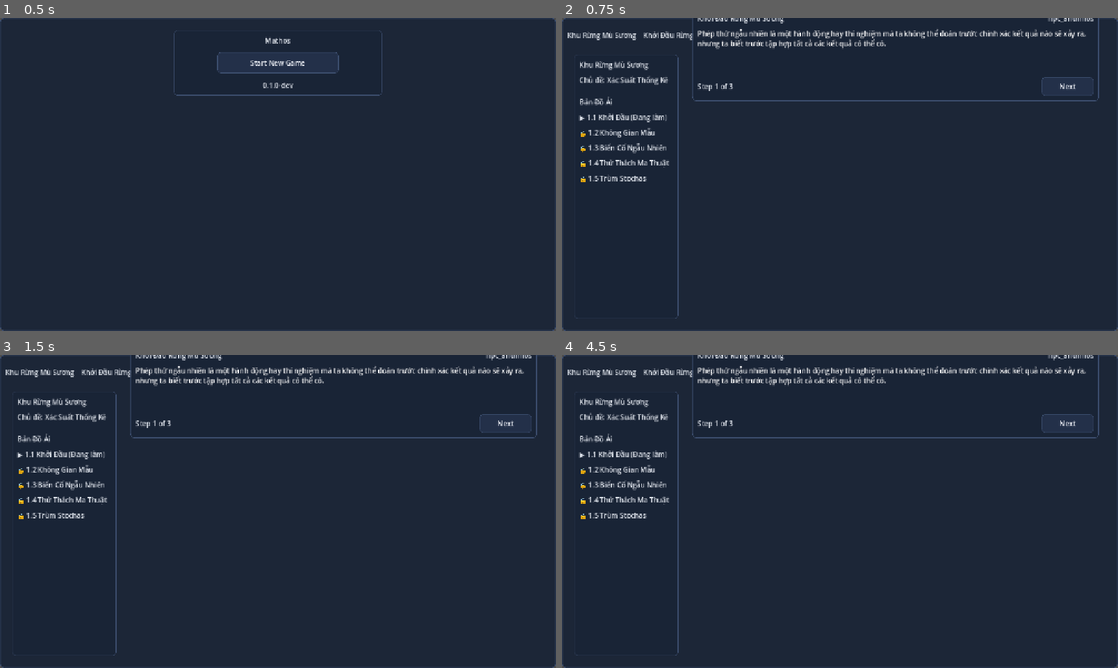
Above: before the commit, frames 1-4 (two rows, left to right).
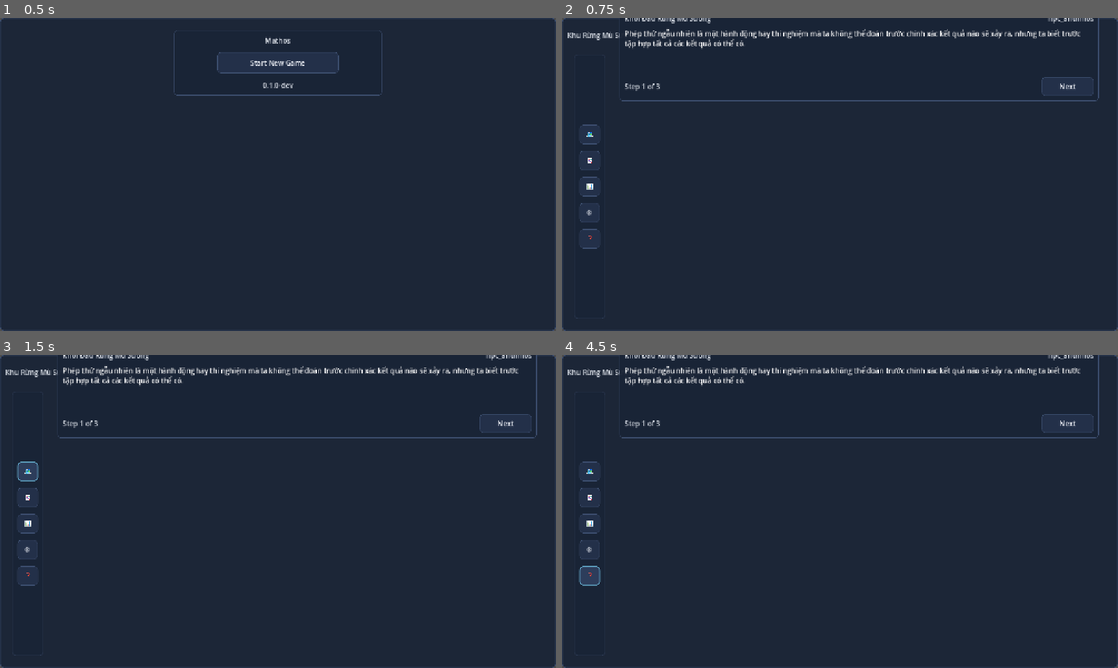
Above: after the commit, the same moments.

Repository: vanthanhcampus57-dev/Mathos
Game: Godot game, scene res://src/app/app_root.tscn
Two runs of this game, one before a commit and one after it. Both use one fixed random seed, a clock stepped at 60 frames per second and the inputs below.
Inputs (mouse positions are in pixels of both pictures, inside the frame that each line leads up to):
- Up to frame 1 (0.5 s): no input
- Up to frame 2 (0.75 s): click "Start New Game" at 0.5 s
- Up to frame 3 (1.5 s): click (27, 470) at 1.25 s, where only the run after the commit has a clickable "🗺️"
- Up to frame 4 (4.5 s): click (589, 498) at 2 s, where only the run after the commit has a clickable "🃏"; click (589, 524) at 2.75 s, where only the run after the commit has a clickable "📊"; click (589, 549) at 3.5 s, where only the run after the commit has a clickable "⚙️"; click (589, 577) at 4.25 s, where only the run after the commit has a clickable "❓"

Frame 1 is identical in both runs. In frame 2, 4.0% of the frame differs, in the area x 3-95%, y 0-96%; in frame 3, 4.1%; in frame 4, 4.2%.

Commit message:
fix(ui): align Question UI Master V1 layout with narrow icon sidebar, separate Advisor panel, and neutral canon labels

Diff:
--- a/src/ui/question/question_panel.gd
+++ b/src/ui/question/question_panel.gd
@@ -19,9 +19,9 @@
 var _objective_label: Label = null
 var _prompt_label: Label = null
 var _interaction_container: MarginContainer = null
-var _advisor_panel: PanelContainer = null
-var _advisor_dialogue_label: Label = null
 var _feedback_label: Label = null
+var _action_hbox: HBoxContainer = null
+var _hint_button: Button = null
 var _submit_button: Button = null
 
 func _ready() -> void:
@@ -45,12 +45,12 @@
 		_prompt_label = get_node_or_null("MainVBox/PromptLabel") as Label
 	if _interaction_container == null:
 		_interaction_container = get_node_or_null("MainVBox/InteractionContainer") as MarginContainer
-	if _advisor_panel == null:
-		_advisor_panel = get_node_or_null("MainVBox/AdvisorPanel") as PanelContainer
-	if _advisor_dialogue_label == null:
-		_advisor_dialogue_label = get_node_or_null("MainVBox/AdvisorPanel/AdvisorVBox/AdvisorDialogueLabel") as Label
 	if _feedback_label == null:
 		_feedback_label = get_node_or_null("MainVBox/FeedbackLabel") as Label
+	if _action_hbox == null:
+		_action_hbox = get_node_or_null("MainVBox/ActionHBox") as HBoxContainer
+	if _hint_button == null:
+		_hint_button = get_node_or_null("MainVBox/ActionHBox/HintButton") as Button
 	if _submit_button == null:
 		_submit_button = get_node_or_null("MainVBox/SubmitButton") as Button
 
@@ -87,37 +87,26 @@
 		_interaction_container.size_flags_vertical = SIZE_EXPAND_FILL
 		_main_vbox.add_child(_interaction_container)
 
-	if _advisor_panel == null:
-		_advisor_panel = PanelContainer.new()
-		_advisor_panel.name = "AdvisorPanel"
-		_advisor_panel.theme_type_variation = &"MathosPanelSecondary"
-		var adv_vbox = VBoxContainer.new()
-		adv_vbox.name = "AdvisorVBox"
-		var adv_hdr = HBoxContainer.new()
-		adv_hdr.name = "AdvisorHeader"
-		var adv_name = Label.new()
-		adv_name.name = "AdvisorNameLabel"
-		adv_name.theme_type_variation = &"MathosHeading"
-		adv_name.text = "🧙‍♂️ Giáo Sư Karl (Cố Vấn)"
-		adv_hdr.add_child(adv_name)
-		adv_vbox.add_child(adv_hdr)
-
-		_advisor_dialogue_label = Label.new()
-		_advisor_dialogue_label.name = "AdvisorDialogueLabel"
-		_advisor_dialogue_label.theme_type_variation = &"MathosBody"
-		_advisor_dialogue_label.text = "Phép thử ngẫu nhiên là hành động có kết quả không đoán trước được. Hãy đọc kỹ câu hỏi trước khi trả lời!"
-		_advisor_dialogue_label.autowrap_mode = TextServer.AUTOWRAP_WORD_SMART
-		adv_vbox.add_child(_advisor_dialogue_label)
-
-		_advisor_panel.add_child(adv_vbox)
-		_main_vbox.add_child(_advisor_panel)
-
 	if _feedback_label == null:
 		_feedback_label = Label.new()
 		_feedback_label.name = "FeedbackLabel"
 		_feedback_label.autowrap_mode = TextServer.AUTOWRAP_WORD_SMART
 		_feedback_label.visible = false
 		_main_vbox.add_child(_feedback_label)
+
+	if _action_hbox == null:
+		_action_hbox = HBoxContainer.new()
+		_action_hbox.name = "ActionHBox"
+		_action_hbox.alignment = BoxContainer.ALIGNMENT_CENTER
+		_action_hbox.add_theme_constant_override("separation", 16)
+
+		_hint_button = Button.new()
+		_hint_button.name = "HintButton"
+		_hint_button.theme_type_variation = &"MathosSecondaryButton"
+		_hint_button.text = "Gợi ý"
+		_hint_button.custom_minimum_size = Vector2(140, 44)
+		_action_hbox.add_child(_hint_button)
+		_main_vbox.add_child(_action_hbox)
 
 	if _submit_button == null:
 		_submit_button = Button.new()
--- a/src/ui/question/question_panel.tscn
+++ b/src/ui/question/question_panel.tscn
@@ -40,33 +40,21 @@
 theme_override_constants/margin_top = 4
 theme_override_constants/margin_bottom = 4
 
-[node name="AdvisorPanel" type="PanelContainer" parent="MainVBox"]
-layout_mode = 2
-theme_type_variation = &"MathosPanelSecondary"
-
-[node name="AdvisorVBox" type="VBoxContainer" parent="MainVBox/AdvisorPanel"]
-layout_mode = 2
-theme_override_constants/separation = 4
-
-[node name="AdvisorHeader" type="HBoxContainer" parent="MainVBox/AdvisorPanel/AdvisorVBox"]
-layout_mode = 2
-theme_override_constants/separation = 8
-
-[node name="AdvisorNameLabel" type="Label" parent="MainVBox/AdvisorPanel/AdvisorVBox/AdvisorHeader"]
-layout_mode = 2
-theme_type_variation = &"MathosHeading"
-text = "🧙‍♂️ Giáo Sư Karl (Cố Vấn)"
-
-[node name="AdvisorDialogueLabel" type="Label" parent="MainVBox/AdvisorPanel/AdvisorVBox"]
-layout_mode = 2
-theme_type_variation = &"MathosBody"
-text = "Phép thử ngẫu nhiên là hành động có kết quả không đoán trước được. Hãy đọc kỹ câu hỏi trước khi trả lời!"
-autowrap_mode = 3
-
 [node name="FeedbackLabel" type="Label" parent="MainVBox"]
 visible = false
 layout_mode = 2
 autowrap_mode = 3
+
+[node name="ActionHBox" type="HBoxContainer" parent="MainVBox"]
+layout_mode = 2
+theme_override_constants/separation = 16
+alignment = 1
+
+[node name="HintButton" type="Button" parent="MainVBox/ActionHBox"]
+custom_minimum_size = Vector2(140, 44)
+layout_mode = 2
+theme_type_variation = &"MathosSecondaryButton"
+text = "Gợi ý"
 
 [node name="SubmitButton" type="Button" parent="MainVBox"]
 custom_minimum_size = Vector2(160, 44)
--- a/src/ui/stage/stage_presentation_shell.gd
+++ b/src/ui/stage/stage_presentation_shell.gd
@@ -3,7 +3,7 @@
 
 ## Main UI Presentation Shell for Mathos stages (e.g. Stage 1.1 -> 1.3).
 ## Hosts lesson dialogue, question host container, feedback host container,
-## left sidebar, and stage completion panels.
+## left icon sidebar, separate advisor panel, and stage completion panels.
 ##
 ## Pure view component. Emits presentation intents only without touching
 ## GameFlow, ProgressState, SaveService, or Combat engines.
@@ -48,6 +48,10 @@
 	if stage_complete_panel != null:
 		if not stage_complete_panel.stage_continue_requested.is_connected(_on_stage_continue):
 			stage_complete_panel.stage_continue_requested.connect(_on_stage_continue)
+
+	var q_host: MarginContainer = get_question_host_container()
+	if q_host != null and not q_host.child_entered_tree.is_connected(_on_question_host_child_entered):
+		q_host.child_entered_tree.connect(_on_question_host_child_entered)
 
 	set_view_mode(_current_mode)
 
@@ -89,11 +93,11 @@
 	if lesson_panel != null:
 		lesson_panel.visible = (_current_mode == ViewMode.MODE_LESSON)
 
-	var question_host_container: MarginContainer = get_question_host_container()
-	if question_host_container != null:
-		question_host_container.visible = (_current_mode == ViewMode.MODE_QUESTION_HOST)
+	var question_host: MarginContainer = get_question_host_container()
+	if question_host != null:
+		question_host.visible = (_current_mode == ViewMode.MODE_QUESTION_HOST)
 		if _current_mode == ViewMode.MODE_QUESTION_HOST:
-			question_host_ready.emit(question_host_container)
+			question_host_ready.emit(question_host)
 
 	var feedback_host_container: MarginContainer = get_feedback_host_container()
 	if feedback_host_container != null:
@@ -187,6 +191,16 @@
 func _on_stage_continue() -> void:
 	stage_continue_requested.emit()
 
+func _on_question_host_child_entered(child: Node) -> void:
+	var panel_host: MarginContainer = get_node_or_null("VBoxContainer/MainBody/ContentHBox/MainContentVBox/QuestionHostContainer/GameplayHBox/QuestionPanelHost") as MarginContainer
+	if panel_host != null and child != get_node_or_null("VBoxContainer/MainBody/ContentHBox/MainContentVBox/QuestionHostContainer/GameplayHBox"):
+		call_deferred("_reparent_question_panel", child, panel_host)
+
+func _reparent_question_panel(child: Node, panel_host: MarginContainer) -> void:
+	if is_instance_valid(child) and child.get_parent() != panel_host:
+		child.get_parent().remove_child(child)
+		panel_host.add_child(child)
+
 func _get_header_bar() -> Control:
 	return get_node_or_null("VBoxContainer/HeaderBar") as Control
 
--- a/src/ui/stage/stage_presentation_shell.tscn
+++ b/src/ui/stage/stage_presentation_shell.tscn
@@ -60,56 +60,54 @@
 theme_override_constants/separation = 16
 
 [node name="LeftSidebar" type="PanelContainer" parent="VBoxContainer/MainBody/ContentHBox"]
-custom_minimum_size = Vector2(240, 0)
+custom_minimum_size = Vector2(64, 0)
 layout_mode = 2
 theme_type_variation = &"MathosCard"
 
 [node name="SidebarVBox" type="VBoxContainer" parent="VBoxContainer/MainBody/ContentHBox/LeftSidebar"]
 layout_mode = 2
-theme_override_constants/separation = 12
-
-[node name="SidebarTitleLabel" type="Label" parent="VBoxContainer/MainBody/ContentHBox/LeftSidebar/SidebarVBox"]
-layout_mode = 2
-theme_type_variation = &"MathosHeading"
-text = "Khu Rừng Mù Sương"
-
-[node name="TopicLabel" type="Label" parent="VBoxContainer/MainBody/ContentHBox/LeftSidebar/SidebarVBox"]
-layout_mode = 2
-theme_type_variation = &"MathosMeta"
-text = "Chủ đề: Xác Suất Thống Kê"
-
-[node name="HSeparator" type="HSeparator" parent="VBoxContainer/MainBody/ContentHBox/LeftSidebar/SidebarVBox"]
-layout_mode = 2
-
-[node name="StageListLabel" type="Label" parent="VBoxContainer/MainBody/ContentHBox/LeftSidebar/SidebarVBox"]
-layout_mode = 2
-theme_type_variation = &"MathosSubtitle"
-text = "Bản Đồ Ải"
-
-[node name="Stage1" type="Label" parent="VBoxContainer/MainBody/ContentHBox/LeftSidebar/SidebarVBox"]
-layout_mode = 2
-theme_type_variation = &"MathosMeta"
-text = "▶ 1.1 Khởi Đầu (Đang làm)"
-
-[node name="Stage2" type="Label" parent="VBoxContainer/MainBody/ContentHBox/LeftSidebar/SidebarVBox"]
-layout_mode = 2
-theme_type_variation = &"MathosMeta"
-text = "🔒 1.2 Không Gian Mẫu"
-
-[node name="Stage3" type="Label" parent="VBoxContainer/MainBody/ContentHBox/LeftSidebar/SidebarVBox"]
-layout_mode = 2
-theme_type_variation = &"MathosMeta"
-text = "🔒 1.3 Biến Cố Ngẫu Nhiên"
-
-[node name="Stage4" type="Label" parent="VBoxContainer/MainBody/ContentHBox/LeftSidebar/SidebarVBox"]
-layout_mode = 2
-theme_type_variation = &"MathosMeta"
-text = "🔒 1.4 Thử Thách Ma Thuật"
-
-[node name="Stage5" type="Label" parent="VBoxContainer/MainBody/ContentHBox/LeftSidebar/SidebarVBox"]
-layout_mode = 2
-theme_type_variation = &"MathosMeta"
-text = "🔒 1.5 Trùm Stochas"
+theme_override_constants/separation = 16
+alignment = 1
+
+[node name="NavMapButton" type="Button" parent="VBoxContainer/MainBody/ContentHBox/LeftSidebar/SidebarVBox"]
+custom_minimum_size = Vector2(44, 44)
+layout_mode = 2
+size_flags_horizontal = 4
+theme_type_variation = &"MathosSecondaryButton"
+text = "🗺️"
+tooltip_text = "Bản đồ"
+
+[node name="NavCardsButton" type="Button" parent="VBoxContainer/MainBody/ContentHBox/LeftSidebar/SidebarVBox"]
+custom_minimum_size = Vector2(44, 44)
+layout_mode = 2
+size_flags_horizontal = 4
+theme_type_variation = &"MathosSecondaryButton"
+text = "🃏"
+tooltip_text = "Hành trang"
+
+[node name="NavStatsButton" type="Button" parent="VBoxContainer/MainBody/ContentHBox/LeftSidebar/SidebarVBox"]
+custom_minimum_size = Vector2(44, 44)
+layout_mode = 2
+size_flags_horizontal = 4
+theme_type_variation = &"MathosSecondaryButton"
+text = "📊"
+tooltip_text = "Thống kê"
+
+[node name="NavSettingsButton" type="Button" parent="VBoxContainer/MainBody/ContentHBox/LeftSidebar/SidebarVBox"]
+custom_minimum_size = Vector2(44, 44)
+layout_mode = 2
+size_flags_horizontal = 4
+theme_type_variation = &"MathosSecondaryButton"
+text = "⚙️"
+tooltip_text = "Cài đặt"
+
+[node name="NavHelpButton" type="Button" parent="VBoxContainer/MainBody/ContentHBox/LeftSidebar/SidebarVBox"]
+custom_minimum_size = Vector2(44, 44)
+layout_mode = 2
+size_flags_horizontal = 4
+theme_type_variation = &"MathosSecondaryButton"
+text = "❓"
+tooltip_text = "Trợ giúp"
 
 [node name="MainContentVBox" type="VBoxContainer" parent="VBoxContainer/MainBody/ContentHBox"]
 layout_mode = 2
@@ -165,6 +163,49 @@
 size_flags_horizontal = 3
 size_flags_vertical = 3
 
+[node name="GameplayHBox" type="HBoxContainer" parent="VBoxContainer/MainBody/ContentHBox/MainContentVBox/QuestionHostContainer"]
+layout_mode = 2
+size_flags_horizontal = 3
+size_flags_vertical = 3
+theme_override_constants/separation = 16
+
+[node name="QuestionPanelHost" type="MarginContainer" parent="VBoxContainer/MainBody/ContentHBox/MainContentVBox/QuestionHostContainer/GameplayHBox"]
+layout_mode = 2
+size_flags_horizontal = 3
+size_flags_vertical = 3
+
+[node name="AdvisorPanel" type="PanelContainer" parent="VBoxContainer/MainBody/ContentHBox/MainContentVBox/QuestionHostContainer/GameplayHBox"]
+custom_minimum_size = Vector2(260, 0)
+layout_mode = 2
+theme_type_variation = &"MathosPanelSecondary"
+
+[node name="AdvisorVBox" type="VBoxContainer" parent="VBoxContainer/MainBody/ContentHBox/MainContentVBox/QuestionHostContainer/GameplayHBox/AdvisorPanel"]
+layout_mode = 2
+theme_override_constants/separation = 8
+
+[node name="AdvisorHeader" type="HBoxContainer" parent="VBoxContainer/MainBody/ContentHBox/MainContentVBox/QuestionHostContainer/GameplayHBox/AdvisorPanel/AdvisorVBox"]
+layout_mode = 2
+theme_override_constants/separation = 8
+
+[node name="AdvisorIconLabel" type="Label" parent="VBoxContainer/MainBody/ContentHBox/MainContentVBox/QuestionHostContainer/GameplayHBox/AdvisorPanel/AdvisorVBox/AdvisorHeader"]
+layout_mode = 2
+theme_type_variation = &"MathosHeading"
+text = "💡"
+
+[node name="AdvisorTitleLabel" type="Label" parent="VBoxContainer/MainBody/ContentHBox/MainContentVBox/QuestionHostContainer/GameplayHBox/AdvisorPanel/AdvisorVBox/AdvisorHeader"]
+layout_mode = 2
+theme_type_variation = &"MathosHeading"
+text = "CỐ VẤN"
+
+[node name="HSeparator" type="HSeparator" parent="VBoxContainer/MainBody/ContentHBox/MainContentVBox/QuestionHostContainer/GameplayHBox/AdvisorPanel/AdvisorVBox"]
+layout_mode = 2
+
+[node name="AdvisorDialogueLabel" type="Label" parent="VBoxContainer/MainBody/ContentHBox/MainContentVBox/QuestionHostContainer/GameplayHBox/AdvisorPanel/AdvisorVBox"]
+layout_mode = 2
+theme_type_variation = &"MathosBody"
+text = "Phép thử ngẫu nhiên là hành động có kết quả không đoán trước được. Hãy chọn đáp án chính xác nhất!"
+autowrap_mode = 3
+
 [node name="FeedbackHostContainer" type="MarginContainer" parent="VBoxContainer/MainBody/ContentHBox/MainContentVBox"]
 visible = false
 layout_mode = 2
